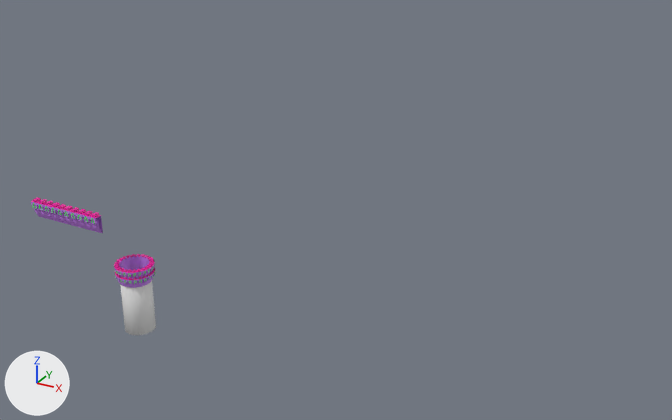
Renders of the Blender file castle.blend from each side of a commit.
Rendered twice from a 50 mm camera at (51.0, -65.6, 32.5) aimed at (16.0, -2.0, 0.7). The lights are fixed; the arrows at lower left show +X, +Y and +Z.
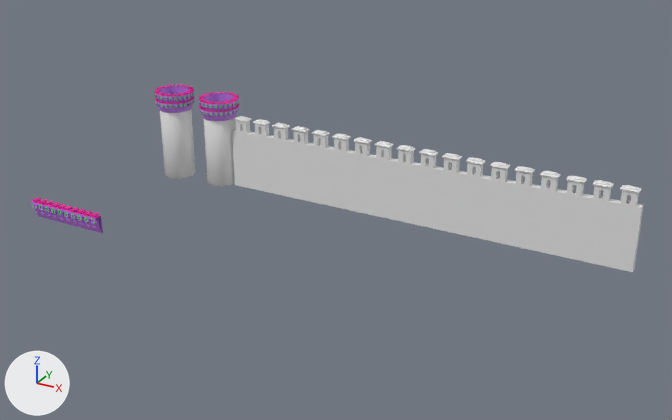
ob_beziercircle is not drawn itself; it is used by a modifier of ob_plane_002.

Pixel boxes (x1, y1, x2, y2) of what changed, in the pictures (672 x 420 px):
'Plane', added: after (232, 116, 643, 272)
'Cylinder', moved, rescaled: before (120, 281, 156, 335); after (204, 117, 236, 186)
'Plane.002', moved: before (114, 254, 155, 288); after (199, 92, 239, 121)
'Cylinder.001', added: after (160, 109, 195, 178)
'Plane.003', added: after (154, 84, 195, 113)

Edits to the bpy script that builds the scene:
```text
Add me_plane:
    me_plane.from_pydata(...)  # 98 vertices, 98 faces; spans x -0.01..1.0, y -0.09..0.65, z -2.9..3.74
Add cu_beziercurve_001:
    cu_beziercurve_001 = bpy.data.curves.new('BezierCurve.001', 'CURVE')
    cu_beziercurve_001.dimensions = '3D'
    _sp = cu_beziercurve_001.splines.new('BEZIER'); _sp.bezier_points.add(2)
    _sp.bezier_points.foreach_set('co', [-12.0, 0.0, 0.0, 12.0, 0.0, 0.0, 20.14, -6.475, 0.0])
    _sp.bezier_points.foreach_set('handle_left', [-20.01, 0.0, 0.0, 4.001, 0.0, 0.0, 17.43, -4.316, 0.0])
    _sp.bezier_points.foreach_set('handle_right', [-4.001, 0.0, 0.0, 14.71, -2.158, 0.0, 22.85, -8.633, 0.0])
    for _p, _l, _r in zip(_sp.bezier_points, ['VECTOR', 'VECTOR', 'VECTOR'], ['VECTOR', 'VECTOR', 'VECTOR']): _p.handle_left_type = _l; _p.handle_right_type = _r
    _sp.bezier_points.foreach_set('radius', [12.0, 12.0, 12.0])
    _sp.order_u = 0
    _sp.order_v = 0
    cu_beziercurve_001.use_path = True
    cu_beziercurve_001.use_path_clamp = True
    cu_beziercurve_001.fill_mode = 'FULL'
Change ob_cylinder:
    ob_cylinder.location: (-1.26, -8.42, -9.82) -> (2.91, -0.01, 3.47)
    ob_cylinder.scale: (1.46, 1.46, 2.54) -> (1.46, 1.46, 3.22)
Change ob_beziercircle:
    ob_beziercircle.location: (-1.263, -8.411, -7.228) -> (2.905, -0.00411, 6.634)
Change ob_plane_002:
    ob_plane_002.location: (4.28, -8.05, -6.81) -> (8.45, 0.36, 7.05)
Add ob_plane:
    ob_plane = bpy.data.objects.new('Plane', me_plane)
    ob_plane.location = (5.46, -0.37, 3.08)
    _m = ob_plane.modifiers.new('Mirror', 'MIRROR')
    _m = ob_plane.modifiers.new('Array', 'ARRAY')
    _m.fit_type = 'FIT_CURVE'
    _m.curve = ob_beziercurve
    _m = ob_plane.modifiers.new('Curve', 'CURVE')
Add ob_beziercurve:
    ob_beziercurve = bpy.data.objects.new('BezierCurve', cu_beziercurve_001)
    ob_beziercurve.location = (16.9, -0.411, 6.118)
Add ob_plane_003:
    ob_plane_003 = bpy.data.objects.new('Plane.003', me_plane_001)
    ob_plane_003.location = (3.46, 0.36, 7.05)
    ob_plane_003.scale = (0.232, -0.232, 0.232)
    _m = ob_plane_003.modifiers.new('Mirror', 'MIRROR')
    _m.use_clip = True
    _m = ob_plane_003.modifiers.new('Array', 'ARRAY')
    _m.relative_offset_displace = (0.0, 0.0, 0.6)
    _m = ob_plane_003.modifiers.new('Array.001', 'ARRAY')
    _m.count = 25
    _m = ob_plane_003.modifiers.new('Curve', 'CURVE')
    _m.object = ob_beziercircle_001
Add ob_beziercircle_001:
    ob_beziercircle_001 = bpy.data.objects.new('BezierCircle.001', cu_beziercircle)
    ob_beziercircle_001.location = (-2.081, -0.00411, 6.634)
Add ob_cylinder_001:
    ob_cylinder_001 = bpy.data.objects.new('Cylinder.001', me_cylinder_002)
    ob_cylinder_001.location = (-2.07, -0.01, 3.38)
    ob_cylinder_001.scale = (1.46, 1.46, 3.33)
```
